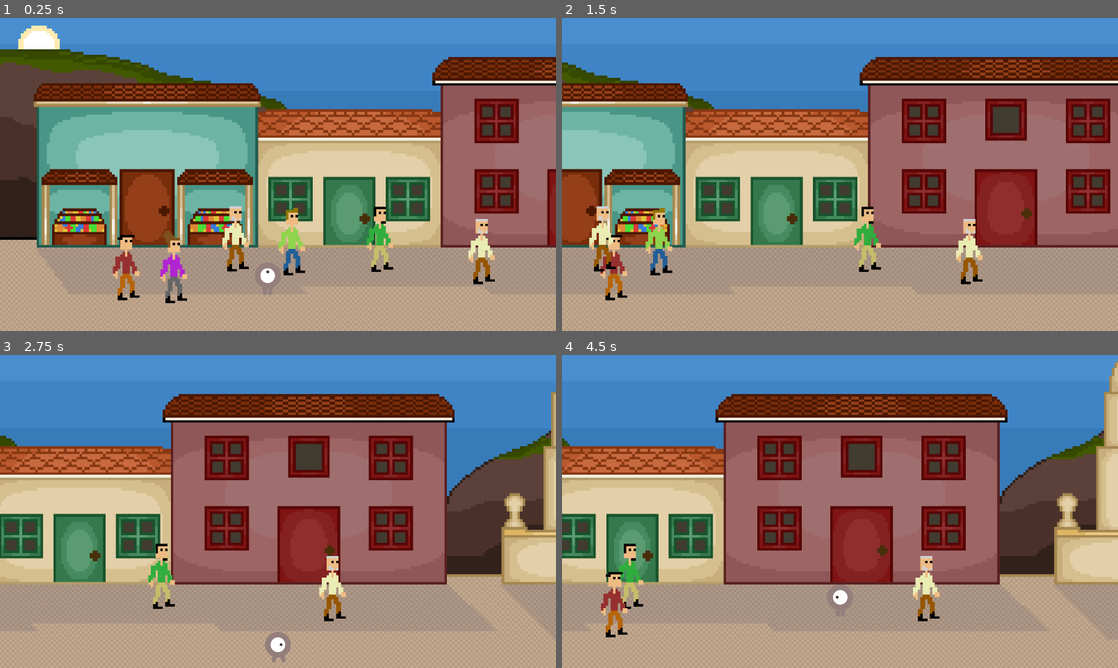
Above: before the commit, frames 1-4 (two rows, left to right).
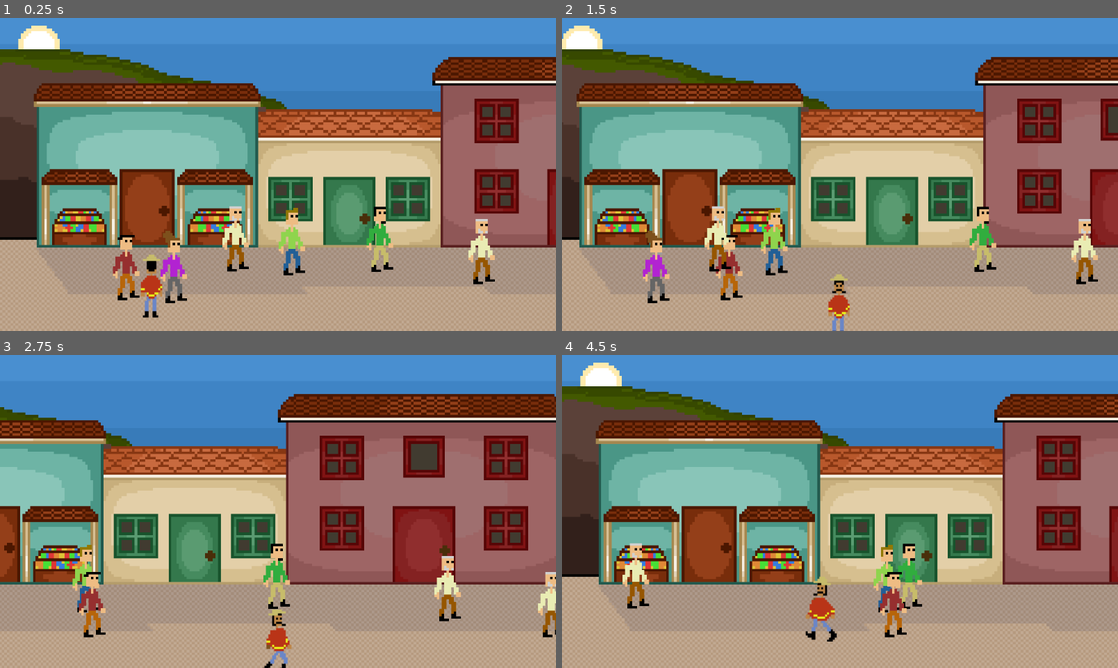
Above: after the commit, the same moments.

Repository: kprsandilya/c3-game
Game: Godot game, scene res://Village.tscn
The game is run twice, just before and just after one commit, with the same random seed, the same clock (stepped at 60 frames per second) and the same inputs. This scene is started directly instead of the project's main scene.
Inputs:
- Up to frame 1 (0.25 s): no input
- Up to frame 2 (1.5 s): tap Enter at 0.5 s; hold Right (ui_right) 0.53-1.28 s; hold Down (down) from 1.28 s (still down)
- Up to frame 3 (2.75 s): release Down (down) at 2.03 s; hold Right (ui_right) from 2.03 s (still down)
- Up to frame 4 (4.5 s): release Right (ui_right) at 2.78 s; hold Up (ui_up) 2.78-3.53 s; hold Left (ui_left) from 3.53 s (still down)

The runs differ from the first frame. In frame 1, 0.6% of the frame differs, in the area x 25-51%, y 75-96%; in frame 2, 48%; in frame 3, 49%; in frame 4, 65%, in the area x 0-100%, y 1-92%.

Commit message:
Added old_man

Diff:
--- a/godot-game/Village.tscn
+++ b/godot-game/Village.tscn
@@ -1,13 +1,22 @@
-[gd_scene load_steps=14 format=4 uid="uid://bcusd7ue7skrr"]
+[gd_scene load_steps=23 format=4 uid="uid://bcusd7ue7skrr"]
 
 [ext_resource type="Script" path="res://player.gd" id="1_d7o40"]
 [ext_resource type="Script" path="res://village.gd" id="1_qen8r"]
 [ext_resource type="Texture2D" uid="uid://3746cuthvauv" path="res://villageBackground.png" id="1_wgxkk"]
-[ext_resource type="Texture2D" uid="uid://c5a3fipxj0yty" path="res://playerGrey_up1.png" id="2_qy21v"]
-[ext_resource type="Texture2D" uid="uid://buffcws4q36wh" path="res://playerGrey_up2.png" id="3_8dir7"]
-[ext_resource type="Texture2D" uid="uid://b8rxuco2ewm6q" path="res://playerGrey_walk1.png" id="4_moels"]
-[ext_resource type="Texture2D" uid="uid://dm7dn2eopttcm" path="res://playerGrey_walk2.png" id="5_u10h8"]
+[ext_resource type="Texture2D" uid="uid://b055g77h081gr" path="res://Walking down farmer-1.png.png" id="5_sudyf"]
+[ext_resource type="Texture2D" uid="uid://ede1b6kqrkoy" path="res://Walking down farmer-2.png.png" id="6_ih5cb"]
 [ext_resource type="Texture2D" uid="uid://qatb87ldb2bu" path="res://combined.png" id="7_hdfpe"]
+[ext_resource type="Texture2D" uid="uid://caxj6gabuxcbi" path="res://Walking down farmer-3.png.png" id="7_u8fs3"]
+[ext_resource type="Texture2D" uid="uid://dvapfp6ol7c6f" path="res://Walking down farmer-4.png.png" id="8_h4t1t"]
+[ext_resource type="Texture2D" uid="uid://jhmrswjlywfn" path="res://Walking up farmer-1.png.png" id="9_k1e5d"]
+[ext_resource type="Texture2D" uid="uid://botodptuscdpg" path="res://Walking up farmer-2.png.png" id="10_txde1"]
+[ext_resource type="Texture2D" uid="uid://bwfsqmnu1fel7" path="res://Walking up farmer-3.png.png" id="11_bm30n"]
+[ext_resource type="Texture2D" uid="uid://d4c3kxyowre03" path="res://Walking up farmer-4.png.png" id="12_p3djk"]
+[ext_resource type="Texture2D" uid="uid://dsv1rmcr4cw3n" path="res://Walking farmer-1.png (1).png" id="13_678im"]
+[ext_resource type="Texture2D" uid="uid://b2toeqhi1wjti" path="res://Walking farmer-2.png (1).png" id="14_f7mvi"]
+[ext_resource type="Texture2D" uid="uid://djau0n7ii5dxc" path="res://Walking farmer-3.png (1).png" id="15_w48lo"]
+[ext_resource type="Texture2D" uid="uid://daoeoo60sgtw3" path="res://Walking farmer-4.png (1).png" id="16_suube"]
+[ext_resource type="PackedScene" uid="uid://c5ysfevjradsp" path="res://old_man.tscn" id="17_uejo6"]
 
 [sub_resource type="TileSetAtlasSource" id="TileSetAtlasSource_cuvet"]
 texture = ExtResource("7_hdfpe")
@@ -31,14 +40,37 @@
 	collision_enabled = true
 "
 
-[sub_resource type="SpriteFrames" id="SpriteFrames_t47ko"]
+[sub_resource type="SpriteFrames" id="SpriteFrames_kggce"]
 animations = [{
 "frames": [{
 "duration": 1.0,
-"texture": ExtResource("2_qy21v")
+"texture": ExtResource("5_sudyf")
 }, {
 "duration": 1.0,
-"texture": ExtResource("3_8dir7")
+"texture": ExtResource("6_ih5cb")
+}, {
+"duration": 1.0,
+"texture": ExtResource("7_u8fs3")
+}, {
+"duration": 1.0,
+"texture": ExtResource("8_h4t1t")
+}],
+"loop": true,
+"name": &"down",
+"speed": 5.0
+}, {
+"frames": [{
+"duration": 1.0,
+"texture": ExtResource("9_k1e5d")
+}, {
+"duration": 1.0,
+"texture": ExtResource("10_txde1")
+}, {
+"duration": 1.0,
+"texture": ExtResource("11_bm30n")
+}, {
+"duration": 1.0,
+"texture": ExtResource("12_p3djk")
 }],
 "loop": true,
 "name": &"up",
@@ -46,17 +78,23 @@
 }, {
 "frames": [{
 "duration": 1.0,
-"texture": ExtResource("4_moels")
+"texture": ExtResource("13_678im")
 }, {
 "duration": 1.0,
-"texture": ExtResource("5_u10h8")
+"texture": ExtResource("14_f7mvi")
+}, {
+"duration": 1.0,
+"texture": ExtResource("15_w48lo")
+}, {
+"duration": 1.0,
+"texture": ExtResource("16_suube")
 }],
 "loop": true,
 "name": &"walk",
 "speed": 5.0
 }]
 
-[sub_resource type="CapsuleShape2D" id="CapsuleShape2D_wh6ys"]
+[sub_resource type="CapsuleShape2D" id="CapsuleShape2D_kyjgf"]
 radius = 28.0
 height = 70.0
 
@@ -74,20 +112,26 @@
 use_kinematic_bodies = true
 script = SubResource("GDScript_o87fu")
 
-[node name="player" type="CharacterBody2D" parent="."]
-position = Vector2(555, 540)
+[node name="player2" type="CharacterBody2D" parent="."]
+position = Vector2(316, 555)
+scale = Vector2(2, 2.169)
+collision_mask = 3
 script = ExtResource("1_d7o40")
+metadata/_edit_group_ = true
 
-[node name="sprite" type="AnimatedSprite2D" parent="player"]
-scale = Vector2(0.5, 0.5)
-sprite_frames = SubResource("SpriteFrames_t47ko")
+[node name="sprite" type="AnimatedSprite2D" parent="player2"]
+sprite_frames = SubResource("SpriteFrames_kggce")
 animation = &"up"
 
-[node name="CollisionShape2D" type="CollisionShape2D" parent="player"]
-shape = SubResource("CapsuleShape2D_wh6ys")
+[node name="player_hitbox" type="CollisionShape2D" parent="player2"]
+scale = Vector2(0.464353, 0.582693)
+shape = SubResource("CapsuleShape2D_kyjgf")
 
-[node name="Camera2D" type="Camera2D" parent="player"]
+[node name="Camera2D" type="Camera2D" parent="player2"]
 limit_left = 0
 limit_top = 0
 limit_right = 2592
 limit_bottom = 648
+
+[node name="OldMan" parent="." instance=ExtResource("17_uejo6")]
+position = Vector2(1553, 429)
--- /dev/null
+++ b/godot-game/old_man.gd
@@ -0,0 +1,11 @@
+extends RigidBody2D
+
+
+# Called when the node enters the scene tree for the first time.
+func _ready() -> void:
+	freeze = true
+
+
+# Called every frame. 'delta' is the elapsed time since the previous frame.
+func _process(delta: float) -> void:
+	pass
--- /dev/null
+++ b/godot-game/old_man.tscn
@@ -0,0 +1,22 @@
+[gd_scene load_steps=4 format=3 uid="uid://c5ysfevjradsp"]
+
+[ext_resource type="Texture2D" uid="uid://cwono3n8f0b3f" path="res://old_man.png" id="1_c4caq"]
+[ext_resource type="Script" path="res://old_man.gd" id="1_v5rg1"]
+
+[sub_resource type="CapsuleShape2D" id="CapsuleShape2D_ik6ny"]
+radius = 36.0
+height = 148.0
+
+[node name="OldMan" type="Node2D"]
+
+[node name="Sprite2D" type="RigidBody2D" parent="."]
+disable_mode = 1
+collision_layer = 2
+script = ExtResource("1_v5rg1")
+
+[node name="Sprite2D" type="Sprite2D" parent="Sprite2D"]
+position = Vector2(10, 0)
+texture = ExtResource("1_c4caq")
+
+[node name="CollisionShape2D" type="CollisionShape2D" parent="Sprite2D"]
+shape = SubResource("CapsuleShape2D_ik6ny")
--- a/godot-game/sprite_2d.gd
+++ b/godot-game/sprite_2d.gd
@@ -30,8 +30,7 @@
 		set_random_direction()
 		direction_timer = direction_change_time
 
-		if position.x - x_size < 0 or position.x + x_size > screen_size.x:
-			print(position, screen_size)
+		if global_position.x - x_size < 0 or global_position.x + x_size > screen_size.x:
 			queue_free()
 
 func set_random_direction():
Not shown: 1 places in godot-game/Option.tscn that only renumber resources
Binary file added: godot-game/old_man.png
Not shown, added: godot-game/old_man.png.import
